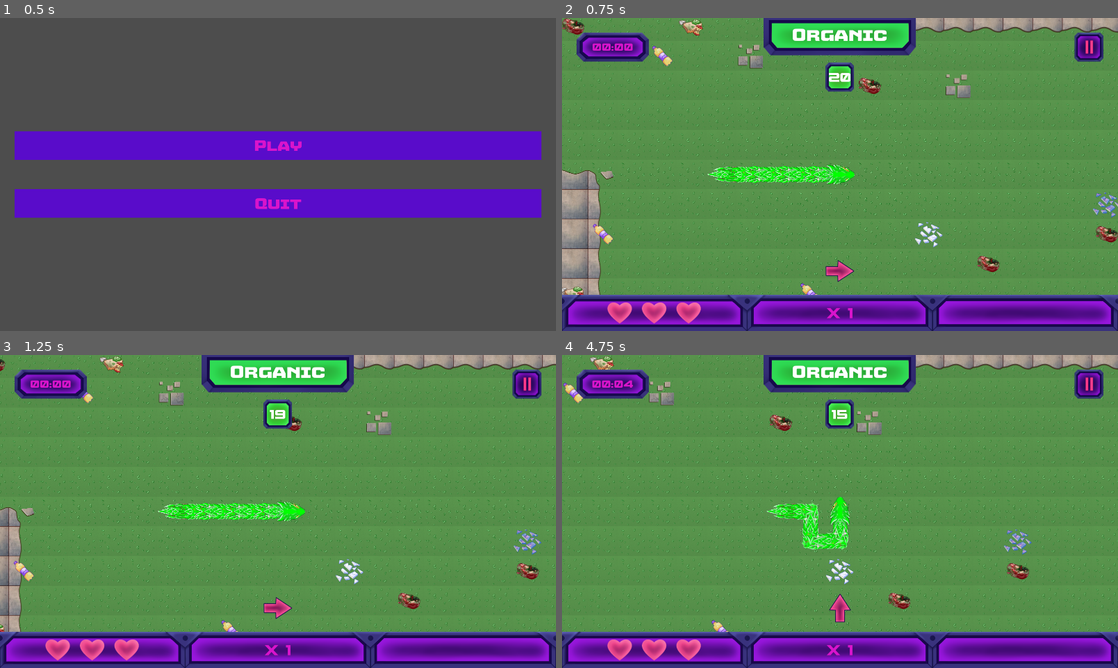
Above: before the commit, frames 1-4 (two rows, left to right).
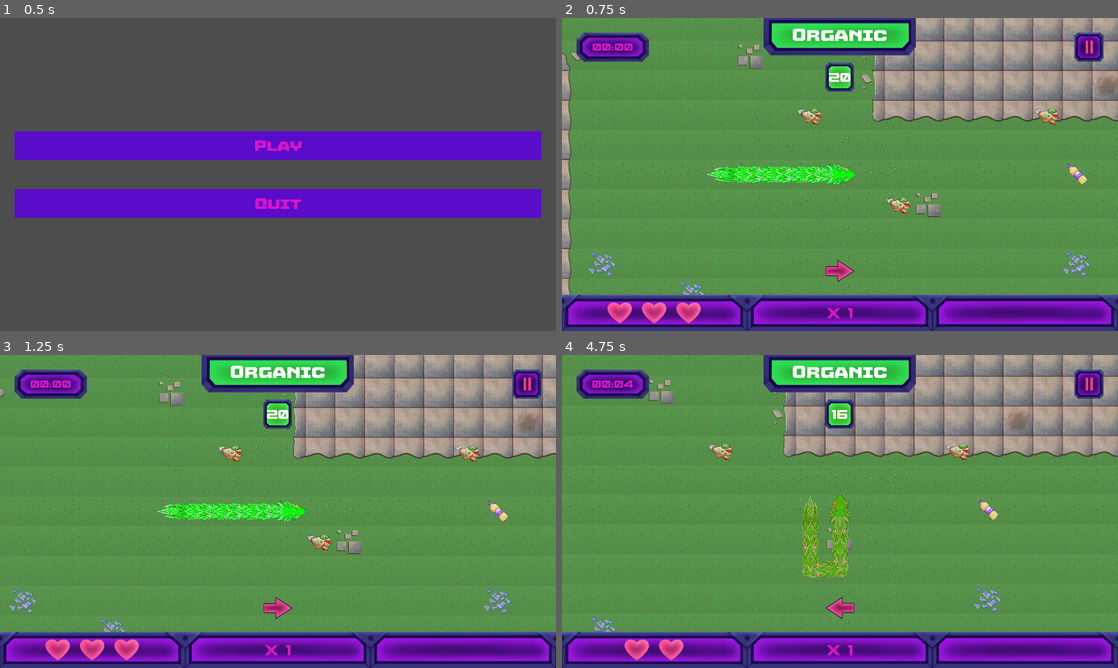
Above: after the commit, the same moments.

Repository: istamarahsan/s3rpent
Game: Godot game, scene res://root.tscn
The game is run twice, just before and just after one commit, with the same random seed, the same clock (stepped at 60 frames per second) and the same inputs.
Inputs:
- Up to frame 1 (0.5 s): no input
- Up to frame 2 (0.75 s): click "Play" at 0.5 s
- Up to frame 3 (1.25 s): no input
- Up to frame 4 (4.75 s): tap Enter (ui_accept) at 1.25, 2.1, 2.27, 2.57, 3.6, 3.77, 4.07 s; hold Right (ui_right) 1.28-2.03 s; hold Enter (ui_accept) 1.28-2.03 s; hold Down (ui_down) 2.03-2.78 s; hold Right (ui_right) 2.78-3.53 s; hold Enter (ui_accept) 2.78-3.53 s; hold Up (ui_up) 3.53-4.28 s; hold Left (ui_left) from 4.28 s (still down); hold Enter (ui_accept) from 4.28 s (still down)

Frame 1 is identical in both runs. In frame 2, 16% of the frame differs, in the area x 0-100%, y 0-89%; in frame 3, 16%; in frame 4, 21%, in the area x 0-100%, y 0-98%.

Commit message:
retime, transition on a separate timer

Diff:
--- a/cybersnake/cybersnake_game.gd
+++ b/cybersnake/cybersnake_game.gd
@@ -62,20 +62,19 @@
 		powerup_state.is_eaten = false
 		powerup_states.append(powerup_state)
 
+func action_transition():
+	flags = []
+
+	snake_mode = _next_snake_mode(snake_mode)
+	flags.append("transition")
+
 func action_turn(action: TurnDirection):
 	flags = []
 
 	if is_game_over:
 		return
 
-	var new_heading = _parse_rotate(snake_heading, action)
-	var new_head_position: Vector2i = snake_state.head + new_heading
-	var would_go_out_of_bounds: bool = new_head_position.abs().x > world_span or new_head_position.abs().y > world_span
-	var would_collide_with_self: bool = snake_state.tail.any(func(segment_position): return segment_position == new_head_position)
-	if would_go_out_of_bounds or would_collide_with_self:
-		return
-	snake_heading = new_heading
-	process_timestep()
+	snake_heading = _parse_rotate(snake_heading, action)
 
 func process_timestep():
 	flags = []
@@ -155,12 +154,6 @@
 		for food_state in food_states.filter(func(state): return state.polarity == Polarity.Coin):
 			food_state.polarity = _random_polarity()
 
-	ticks_to_snake_mode_transition -= 1
-	if ticks_to_snake_mode_transition <= 0:
-		snake_mode = _next_snake_mode(snake_mode)
-		ticks_to_snake_mode_transition = config.snake_mode_interval
-		flags.append("transition")
-
 	if lives_left <= 0:
 		is_game_over = true
 		flags.append("gameover")
--- a/game.gd
+++ b/game.gd
@@ -36,6 +36,7 @@
 
 @onready var presentation: Presentation = $Presentation as Presentation
 @onready var inner_game: CybersnakeGame = $CybersnakeGame as CybersnakeGame
+@onready var transition_timer: Timer = $TransitionTimer as Timer
 
 var state_hooks: Array[StateHook] = []
 var scheduler_hooks: Array[SchedulerHook] = []
@@ -46,6 +47,7 @@
 func _ready():
 	state = State.Playing
 	_connect_hooks(inner_game)
+	transition_timer.timeout.connect(_on_transition_timer_timeout)
 
 func _process(delta):
 	match state:
@@ -53,13 +55,6 @@
 			game_time_elapsed += delta
 			for hook in scheduler_hooks:
 				hook._time_elapsed = game_time_elapsed
-
-func _input(event):
-	if event.is_action_pressed("ui_accept"):
-		if $Timer.is_stopped():
-			$Timer.start()
-		else:
-			$Timer.stop()
 
 func _recreate_game():
 	inner_game.reset()
@@ -74,6 +69,7 @@
 		if child is SchedulerHook:
 			var hook = child as SchedulerHook
 			hook._game_timer = $Timer
+			hook._transition_timer = transition_timer
 			scheduler_hooks.push_back(hook)
 
 	for hook in state_hooks:
@@ -81,14 +77,15 @@
 		hook.updated.emit()
 
 func _handle_direction_input(dir: InputDirection):
-	var translated = input_lookup.get([dir, inner_game.snake_heading], null)
-	if translated != null and translated is CybersnakeGame.TurnDirection:
-		is_action_cooldown = true
-		inner_game.action_turn(translated)
-		_propagate_hook_signal()
-	elif [dir, inner_game.snake_heading] in parallel_lookup:
-		inner_game.process_timestep()
-		_propagate_hook_signal()
+	match state:
+		State.Playing:
+			if is_action_cooldown:
+				return
+			var translated = input_lookup.get([dir, inner_game.snake_heading], null)
+			if translated != null and translated is CybersnakeGame.TurnDirection:
+				is_action_cooldown = true
+				inner_game.action_turn(translated)
+				_propagate_hook_signal()
 
 func _propagate_hook_signal():
 	for hook in state_hooks:
@@ -103,6 +100,10 @@
 func _on_timer_timeout():
 	inner_game.process_timestep()
 	is_action_cooldown = false
+	_propagate_hook_signal()
+
+func _on_transition_timer_timeout():
+	inner_game.action_transition()
 	_propagate_hook_signal()
 
 func _on_demo_ui_request_replay():
@@ -124,3 +125,14 @@
 	if "gameover" in $StateHook.handle.flags:
 		$Timer.stop()
 		state = State.Stopped
+
+func _on_hud_toggle_pause():
+	match state:
+		State.Playing:
+			state = State.Paused
+			$Timer.stop()
+			transition_timer.paused = true
+		State.Paused:
+			state = State.Playing
+			$Timer.start()
+			transition_timer.paused = false
--- a/game.tscn
+++ b/game.tscn
@@ -9,7 +9,7 @@
 [ext_resource type="PackedScene" uid="uid://cawdem5fi3mwr" path="res://presentation/hud/hud.tscn" id="8_0l0tr"]
 [ext_resource type="Script" path="res://hooks/state_hook.gd" id="8_6j6d0"]
 
-[node name="DemoGame" type="Node2D"]
+[node name="Game" type="Node2D"]
 script = ExtResource("1_54xge")
 
 [node name="CybersnakeGame" type="Node" parent="."]
@@ -21,6 +21,10 @@
 [node name="Timer" type="Timer" parent="."]
 wait_time = 0.5
 one_shot = true
+autostart = true
+
+[node name="TransitionTimer" type="Timer" parent="."]
+wait_time = 20.0
 autostart = true
 
 [node name="TimeAccelerator" type="Node" parent="." node_paths=PackedStringArray("timer")]
@@ -47,4 +51,5 @@
 [connection signal="left_pressed" from="TurnInput" to="." method="_on_turn_input_left_pressed"]
 [connection signal="right_pressed" from="TurnInput" to="." method="_on_turn_input_right_pressed"]
 [connection signal="up_pressed" from="TurnInput" to="." method="_on_turn_input_up_pressed"]
+[connection signal="toggle_pause" from="HUDLayer/Hud" to="." method="_on_hud_toggle_pause"]
 [connection signal="updated" from="StateHook" to="." method="_on_state_hook_updated"]
--- a/hooks/scheduler_hook.gd
+++ b/hooks/scheduler_hook.gd
@@ -2,6 +2,7 @@
 class_name SchedulerHook
 
 var _game_timer: Timer
+var _transition_timer: Timer
 var _time_elapsed: float = 0
 
 func tick_time() -> float:
@@ -12,3 +13,6 @@
 
 func time_elapsed() -> float:
 	return _time_elapsed
+
+func time_to_next_transition() -> float:
+	return _transition_timer.time_left if _transition_timer != null and not _transition_timer.is_stopped() else 0
--- a/presentation/hud/hud.gd
+++ b/presentation/hud/hud.gd
@@ -28,12 +28,12 @@
 
 func _process(delta):
 	time_label.text = _format_time(scheduler_hook.time_elapsed())
+	counter_label.text = str(ceilf(scheduler_hook.time_to_next_transition()))
 
 func _on_state_hook_initialized():
 	_update_hearts()
 	_to_set(_match_polarity(state_hook.handle.snake_mode))
 	category_label.text = _match_polarity_str(state_hook.handle.snake_mode)
-	counter_label.text = str(state_hook.handle.ticks_to_snake_mode_transition)
 	multiplier_label.text = "X " + str(state_hook.handle.active_point_multiplier)
 	direction_arrow.rotation = deg_to_rad(_match_heading(state_hook.handle.snake_heading))
 
@@ -42,7 +42,6 @@
 	if "transition" in state_hook.handle.flags:
 		_to_set(_match_polarity(state_hook.handle.snake_mode))
 	category_label.text = _match_polarity_str(state_hook.handle.snake_mode)
-	counter_label.text = str(state_hook.handle.ticks_to_snake_mode_transition)
 	multiplier_label.text = "X " + str(state_hook.handle.active_point_multiplier)
 	direction_arrow.rotation = deg_to_rad(_match_heading(state_hook.handle.snake_heading))
 
--- a/presentation/presentation.gd
+++ b/presentation/presentation.gd
@@ -10,14 +10,22 @@
 var active_segments: Array[SnakeSegment] = []
 var snake_head: SnakeSegment
 
+var countdown_threshold: float = 3
+var prev_time_to_transition: float = 0
+
 func _ready():
 	$DebugCanvas.configure(tile_size)
 	snake_head = snake_segment_scene.instantiate() as SnakeSegment
 	snake_head.setType(SnakeSegment.SegmentType.Head)
 	add_child(snake_head)
+	prev_time_to_transition = scheduler_hook.time_to_next_transition()
 
 func _process(_delta):
 	$Camera2D.position = snake_head.position
+	var t = scheduler_hook.time_to_next_transition()
+	if t < float(countdown_threshold + 1) and int(t) < int(prev_time_to_transition):
+		$Countdown.play()
+	prev_time_to_transition = t
 
 func _on_state_hook_updated():
 	if active_segments.size() < state_hook.handle.snake_state.tail.size():
@@ -56,9 +64,6 @@
 	if "transition" in state_hook.handle.flags:
 		$Transition.play()
 		_set_segment_polarities()
-
-	if "moved" in state_hook.handle.flags and state_hook.handle.ticks_to_snake_mode_transition < 5:
-		$Countdown.play()
 
 func _add_missing_segments():
 	var num_missing_segments = max(0, state_hook.handle.snake_state.tail.size() - active_segments.size())
